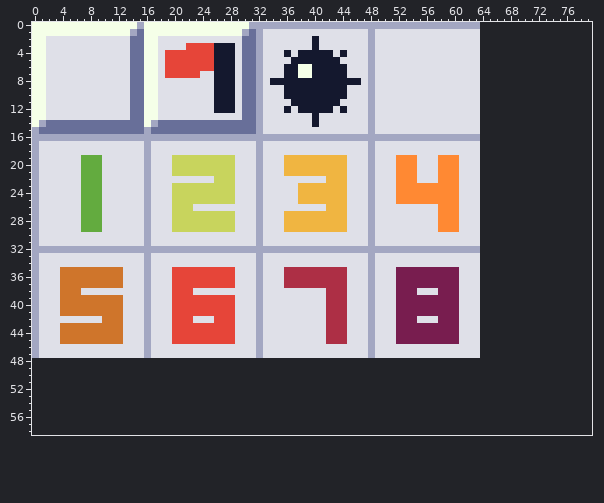
A pixel-art file gets an edit: assets/spritesheet.aseprite. The picture above is the old version.
64x48 pixels, 1 frame. The old version is drawn lined up with the new one, on the new canvas.
After the commit:
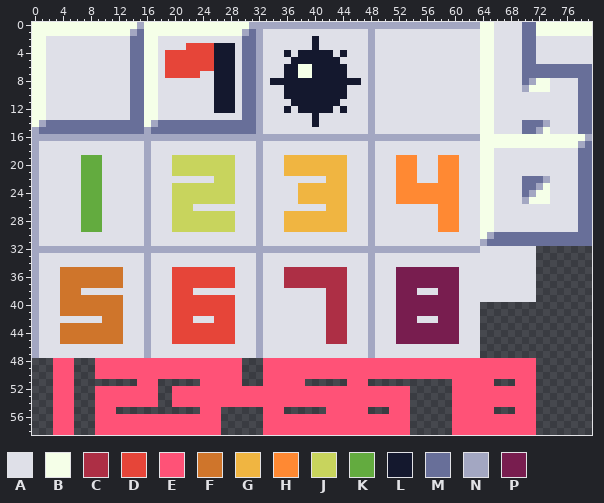
Palette (. is transparent): A #dfe0e8  B #f5ffe8  C #ad2f45  D #e64539  E #ff5277  F #cf752b  G #f0b541  H #ff8933  J #c8d45d  K #63ab3f  L #14182e  M #686f99  N #a3a7c2  P #781d4f
Edits made:
canvas 64x48 -> 80x59
Colour A now appears in rows 0 to 1 at x 66 to 69; in rows 2 to 5 at x 66 to 69 and 72 to 79; in rows 6 to 7 at x 66 to 69; in rows 8 to 9 at x 66 to 69 and 74 to 77; in rows 10 to 13 at x 66 to 77; in rows 14 to 15 at x 66 to 69 and 74 to 77.
Colour A now appears in rows 18 to 21 at x 66 to 77; in rows 22 to 25 at x 66 to 69 and 74 to 77; in rows 26 to 29 at x 66 to 77; in rows 32 to 39 at x 64 to 71.
Colour B now appears in rows 0 to 1 at x 64 to 65 and 72 to 79; in rows 2 to 7 at x 64 to 65; in row 8 at x 64 to 65 and 72 to 73; in row 9 at x 64 to 65 and 71 to 73; in rows 10 to 14 at x 64 to 65; in row 15 at x 64 to 65 and 73.
Colour B now appears in row 16 at x 64 to 78; in row 17 at x 64 to 77; in rows 18 to 22 at x 64 to 65; in row 23 at x 64 to 65 and 73; in row 24 at x 64 to 65 and 72 to 73; in row 25 at x 64 to 65 and 71 to 73.
Colour B now appears in rows 26 to 29 at x 64 to 65; in row 30 at x 64.
Colour E now appears in rows 48 to 50 at x 3 to 5, 9 to 29 and 33 to 71; in row 51 at x 3 to 5, 15 to 17, 24 to 29, 33 to 38, 45 to 47, 60 to 65 and 69 to 71; in rows 52 to 54 at x 3 to 5, 9 to 17, 20 to 53 and 60 to 71; in row 55 at x 3 to 5, 9 to 11, 24 to 26, 33 to 35, 42 to 47, 51 to 53, 60 to 65 and 69 to 71; in rows 56 to 58 at x 3 to 5, 9 to 26, 33 to 53 and 60 to 71.
Colour M now appears in rows 0 to 5 at x 70 to 71; in rows 6 to 7 at x 70 to 79; in row 8 at x 70 and 78 to 79; in rows 9 to 13 at x 78 to 79; in row 14 at x 70 to 72 and 78 to 79; in row 15 at x 70 to 71 and 78 to 79.
Colour M now appears in row 17 at x 79; in rows 18 to 21 at x 78 to 79; in row 22 at x 70 to 72 and 78 to 79; in row 23 at x 70 to 71 and 78 to 79; in row 24 at x 70 and 78 to 79; in rows 25 to 29 at x 78 to 79.
Colour M now appears in row 30 at x 66 to 79; in row 31 at x 65 to 79.
Colour N now appears in row 8 at x 71; in row 9 at x 70; in row 14 at x 73; in row 15 at x 72; in row 16 at x 79; in row 17 at x 78.
Colour N now appears in row 22 at x 73; in row 23 at x 72; in row 24 at x 71; in row 25 at x 70; in row 30 at x 65; in row 31 at x 64.
Changed places in both pictures, as pixel boxes (x1, y1, x2, y2):
added: (480, 22, 592, 302)
added: (53, 358, 74, 435)
added: (95, 358, 536, 435)
